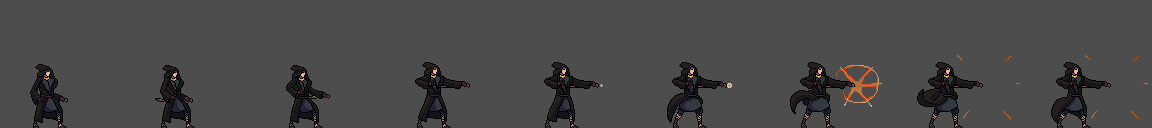
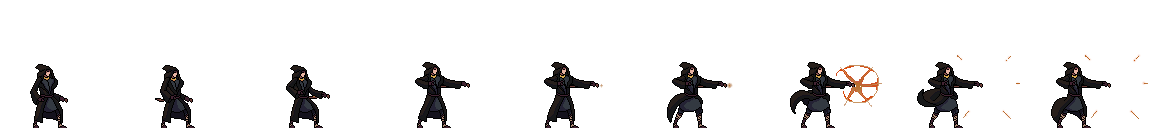
Layers edited between the first and the second 1152×128 image:
hid "Layer 2" over (0, 0, 1152, 128)
